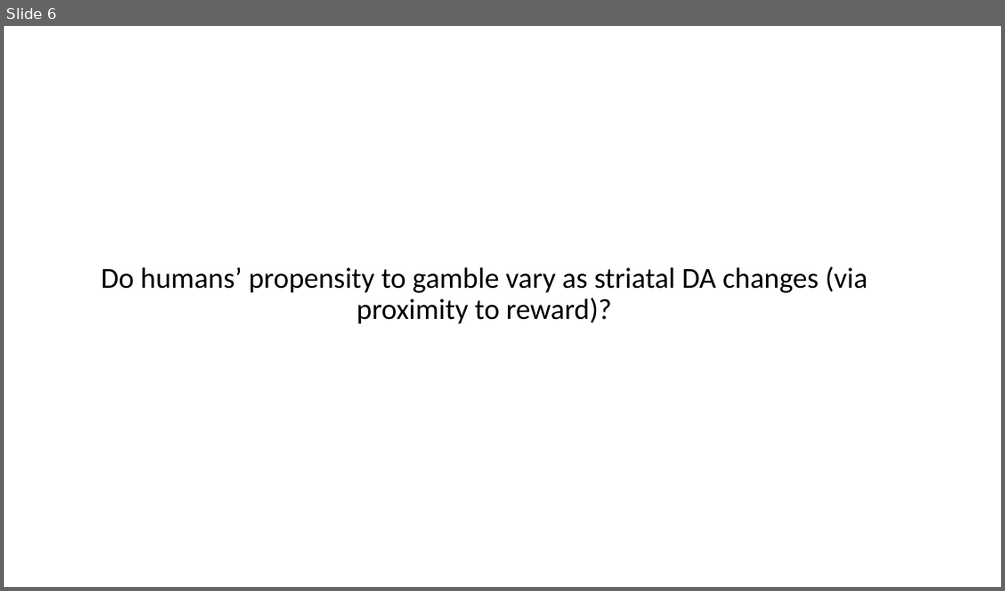
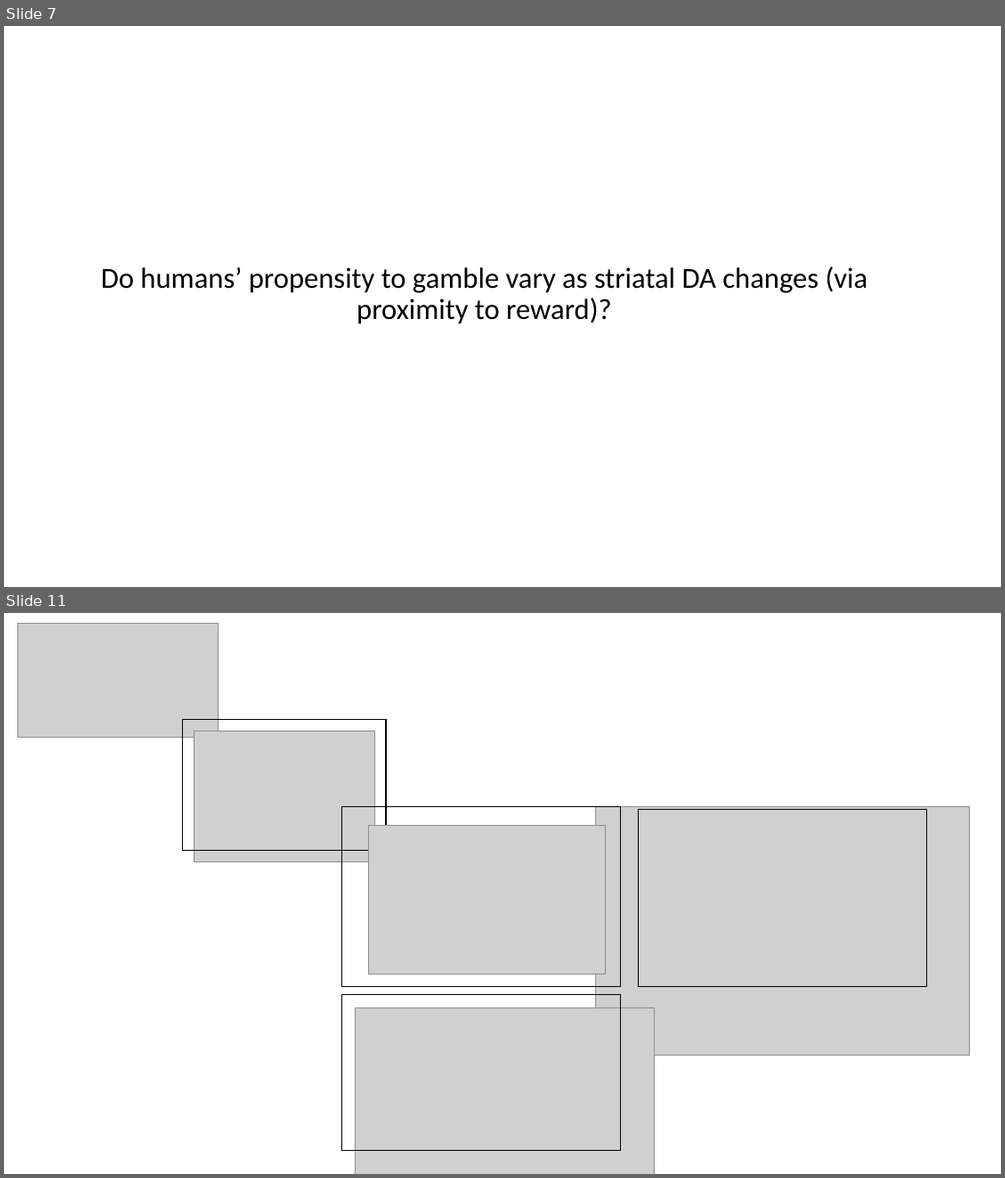
Before and after one commit to gpagnier/rampAnalysis, a slide deck: ShenhavLabMeeting10.29.pptx. Shown one above the other, each under a label of ours: slide 6 before the commit, slides 7 and 11 after it; the slides between them are not shown. The pictures are 1005x591 and 1005x1178 pixels, drawn with LibreOffice and Linux fonts; fonts in the diff are those of the drawing; grey boxes stand for pictures. Boxes give left, top, right and bottom in pixels: in the first picture for what was removed or moved away, otherwise in the second. Text is boxed around its words. In the diff, an @@ line names an element or a change of style, - is before the commit and + after.

```diff
--- a/ShenhavLabMeeting10.29.pptx
+++ b/ShenhavLabMeeting10.29.pptx
@@ slide 11 added at [4,613,1001,1174], background #FFFFFF @@
@@ picture added at [18,624,218,737] @@
@@ rectangle added at [183,719,386,850], outline #000000 1 pt @@
@@ picture added at [194,731,374,862] @@
@@ rectangle added at [342,807,621,986], outline #000000 1 pt @@
@@ picture added at [368,826,606,973] @@
@@ picture added at [596,807,970,1055] @@
@@ rectangle added at [639,809,927,986], outline #000000 1 pt @@
@@ rectangle added at [342,995,621,1151], outline #000000 1 pt @@
@@ picture added at [356,1008,655,1174] @@
@@ what was slide 6 is now slide 7 @@
```
Also in this commit, not shown: 15 slides changed, 13 other slides added, 5 slides removed, 2 other files.
